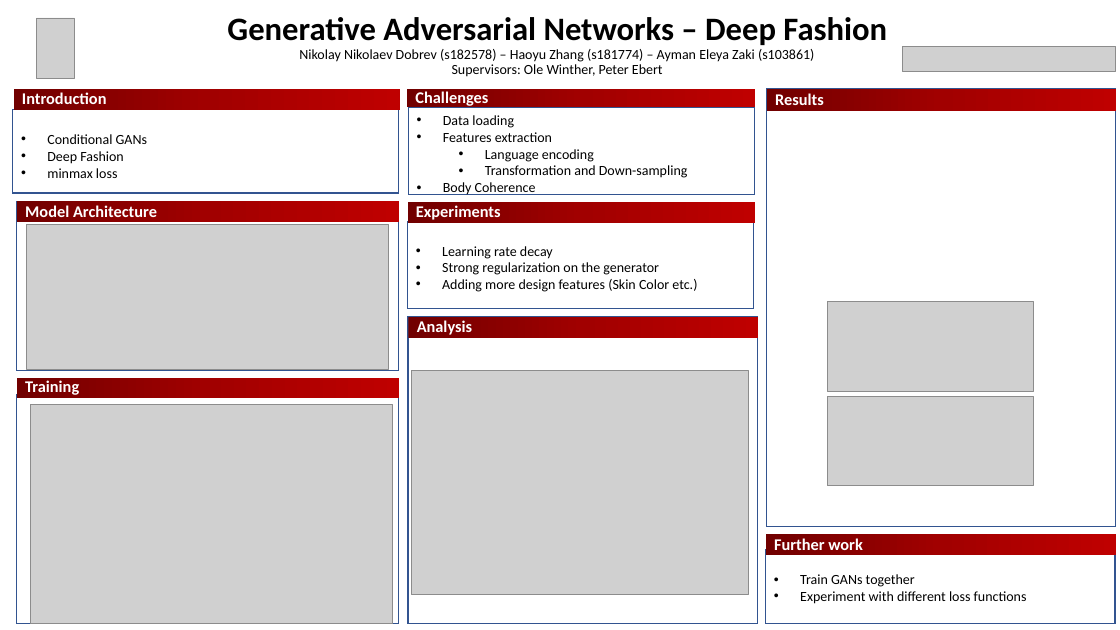
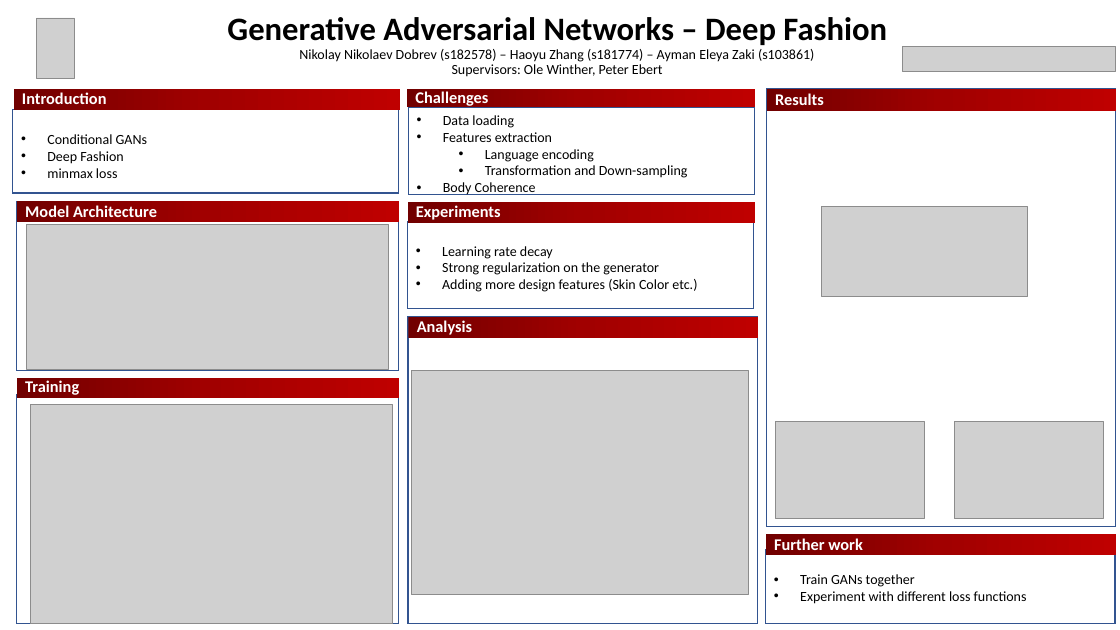
Before and after one commit to dobrevnikolay/FashionGANs, a slide deck: slide 1 of Poster/Poster_Presentation_v1.pptx. Drawn at 1120x630 pixels with LibreOffice and Linux fonts; fonts in the diff are those of the drawing; grey boxes stand for pictures. Boxes give left, top, right and bottom in pixels: in the first picture for what was removed or moved away, otherwise in the second. Text is boxed around its words. In the diff, an @@ line names an element or a change of style, - is before the commit and + after.

Commit message:
G2 pictures added to the poster

```diff
--- a/Poster/Poster_Presentation_v1.pptx
+++ b/Poster/Poster_Presentation_v1.pptx
@@ picture: place and size @@
-picture at (828, 397, 1034, 486)
+picture at (821, 207, 1028, 297)
@@ picture removed at (828, 302, 1034, 392) @@
@@ picture added at (776, 422, 924, 519) @@
@@ picture added at (954, 422, 1103, 519) @@
```
